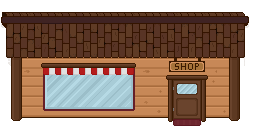
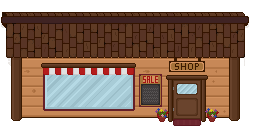
Revision of a layered 256×128 image; what changed, layer by layer:
painted on "ShopDecor" over [left=139, top=73, right=219, bottom=122]
painted on "Dach" over [left=6, top=23, right=245, bottom=93]
